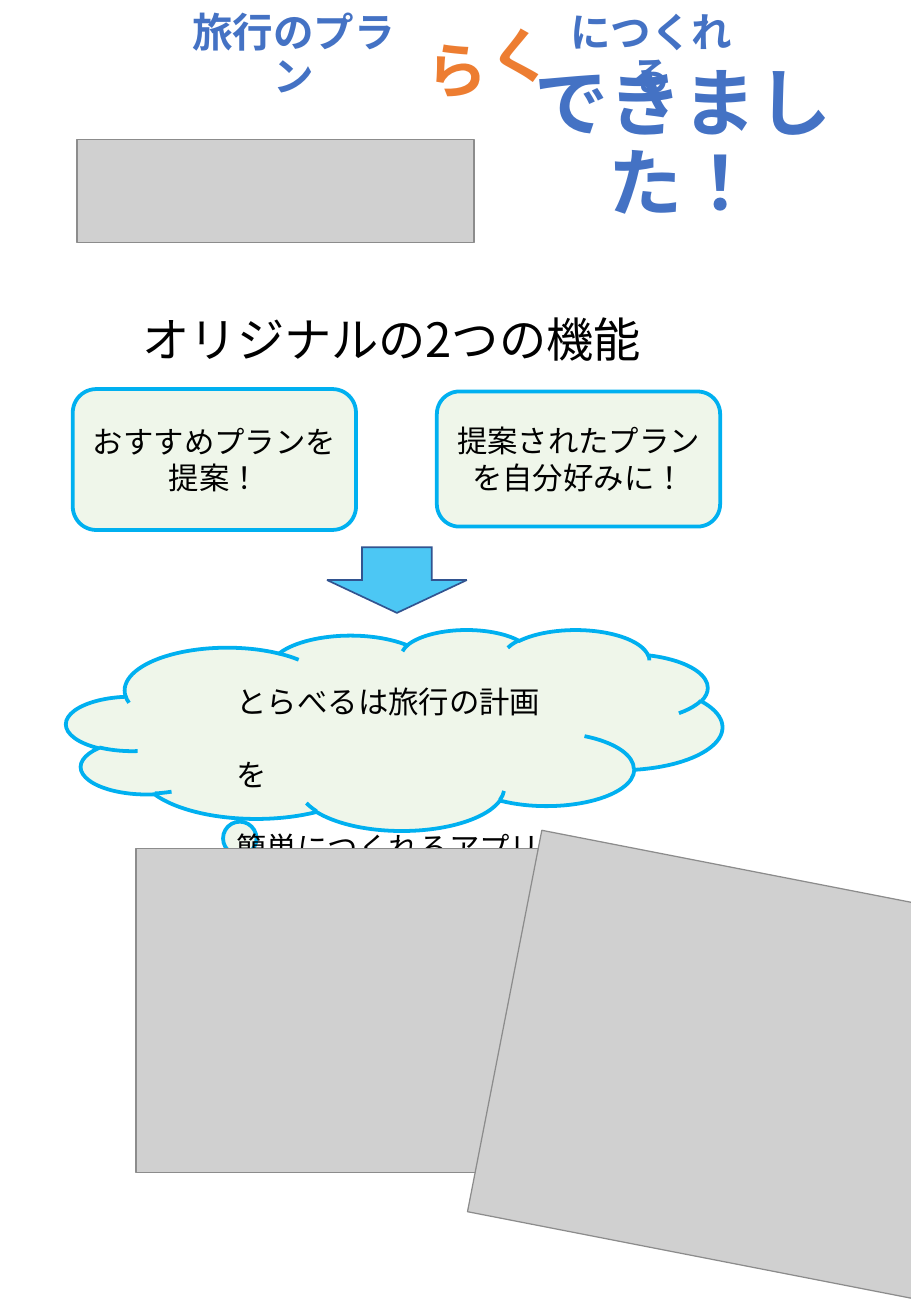
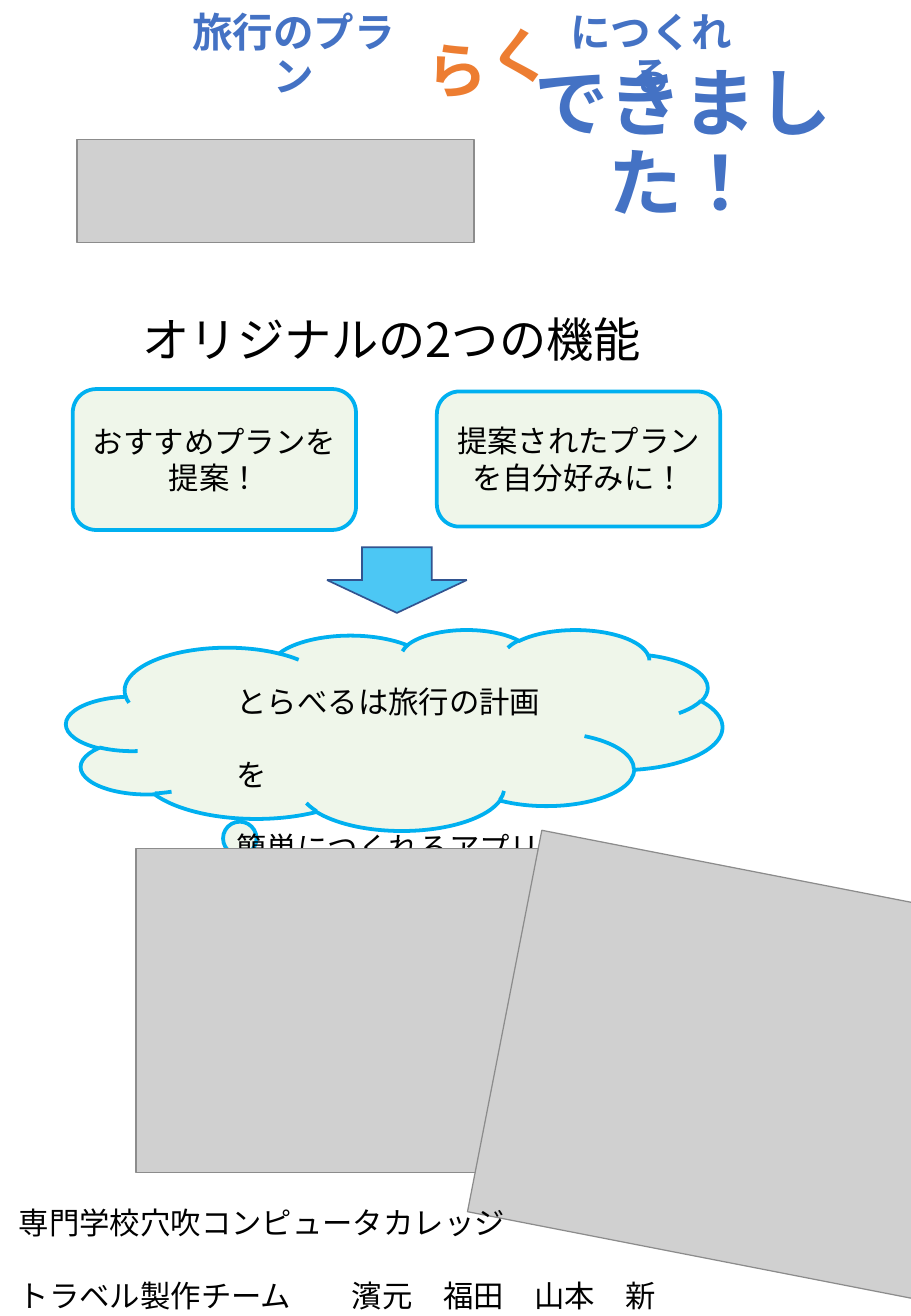
Before and after one commit to teamack20172020/sotukenTest, a slide deck: slide 1 of 設計書/ポスター.pptx. Drawn at 911x1316 pixels with LibreOffice and Linux fonts; fonts in the diff are those of the drawing; grey boxes stand for pictures; background and template pictures are left out. Boxes give left, top, right and bottom in pixels: in the first picture for what was removed or moved away, otherwise in the second. Text is boxed around its words. In the diff, an @@ line names an element or a change of style, - is before the commit and + after.

```diff
--- a/設計書/ポスター.pptx
+++ b/設計書/ポスター.pptx
@@ text added at bbox=[19, 1203, 655, 1310], 18 pt, text #000000 @@
+専門学校穴吹コンピュータカレッジ
+トラベル製作チーム 濱元 福田 山本 新川 桑原
```
Also in this commit, not shown: 1 other file.
